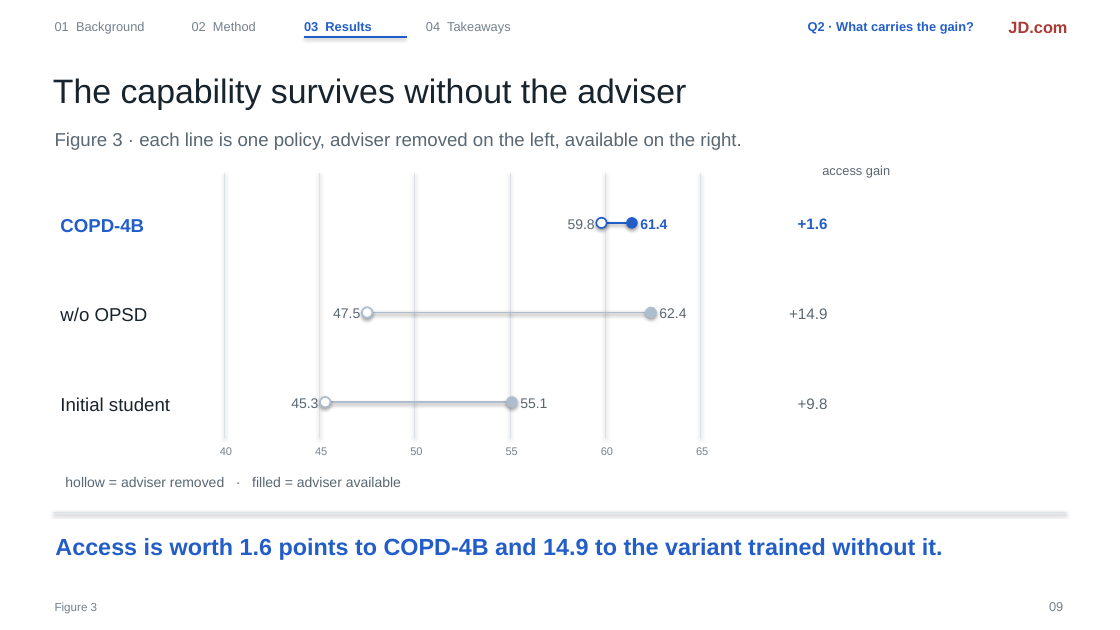
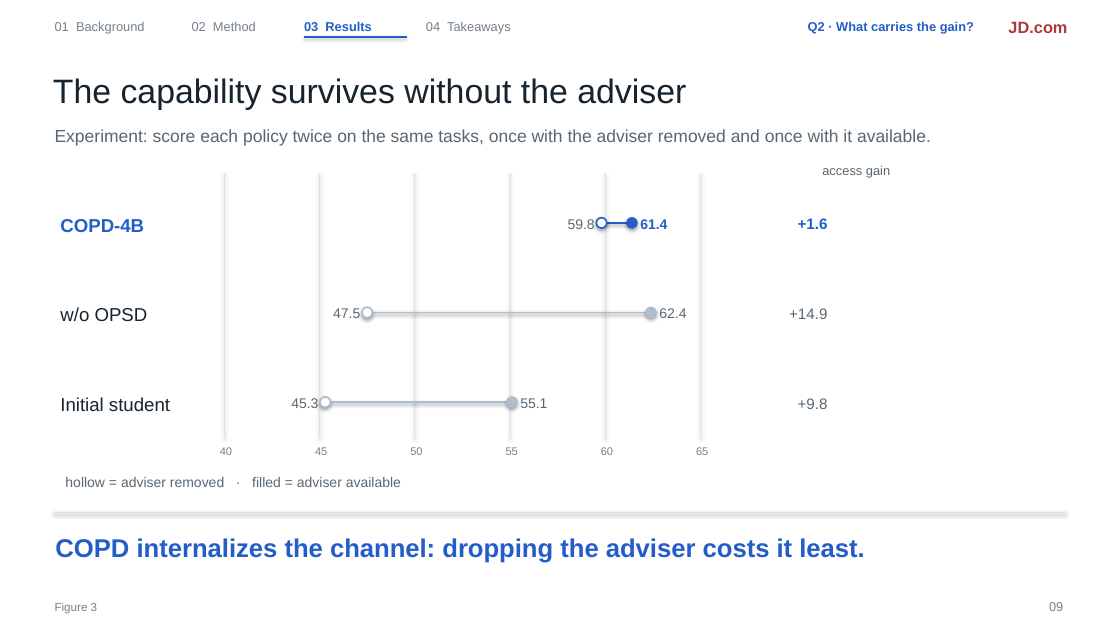
Before and after one commit to liruiluo/communicative-opsd, a slide deck: slide 9 of assets/slides/copd-slides.pptx. Drawn at 1120x630 pixels with LibreOffice and Linux fonts; fonts in the diff are those of the drawing. Boxes give left, top, right and bottom in pixels: in the first picture for what was removed or moved away, otherwise in the second. Text is boxed around its words. In the diff, an @@ line names an element or a change of style, - is before the commit and + after.

Commit message:
Results slides state the experiment and the claim instead of numbers

```diff
--- a/assets/slides/copd-slides.pptx
+++ b/assets/slides/copd-slides.pptx
@@ text at bbox=[55, 129, 931, 146]: text changed; size 16 to 15 pt @@
-Figure 3 · each line is one policy, adviser removed on the left, available on the right.
+Experiment: score each policy twice on the same tasks, once with the adviser removed and once with it available.
@@ text at bbox=[55, 538, 864, 563]: text changed; size 20 to 22 pt @@
-Access is worth 1.6 points to COPD-4B and 14.9 to the variant trained without it.
+COPD internalizes the channel: dropping the adviser costs it least.
```
Also in this commit, not shown: 11 other slides changed, 1 other file.
